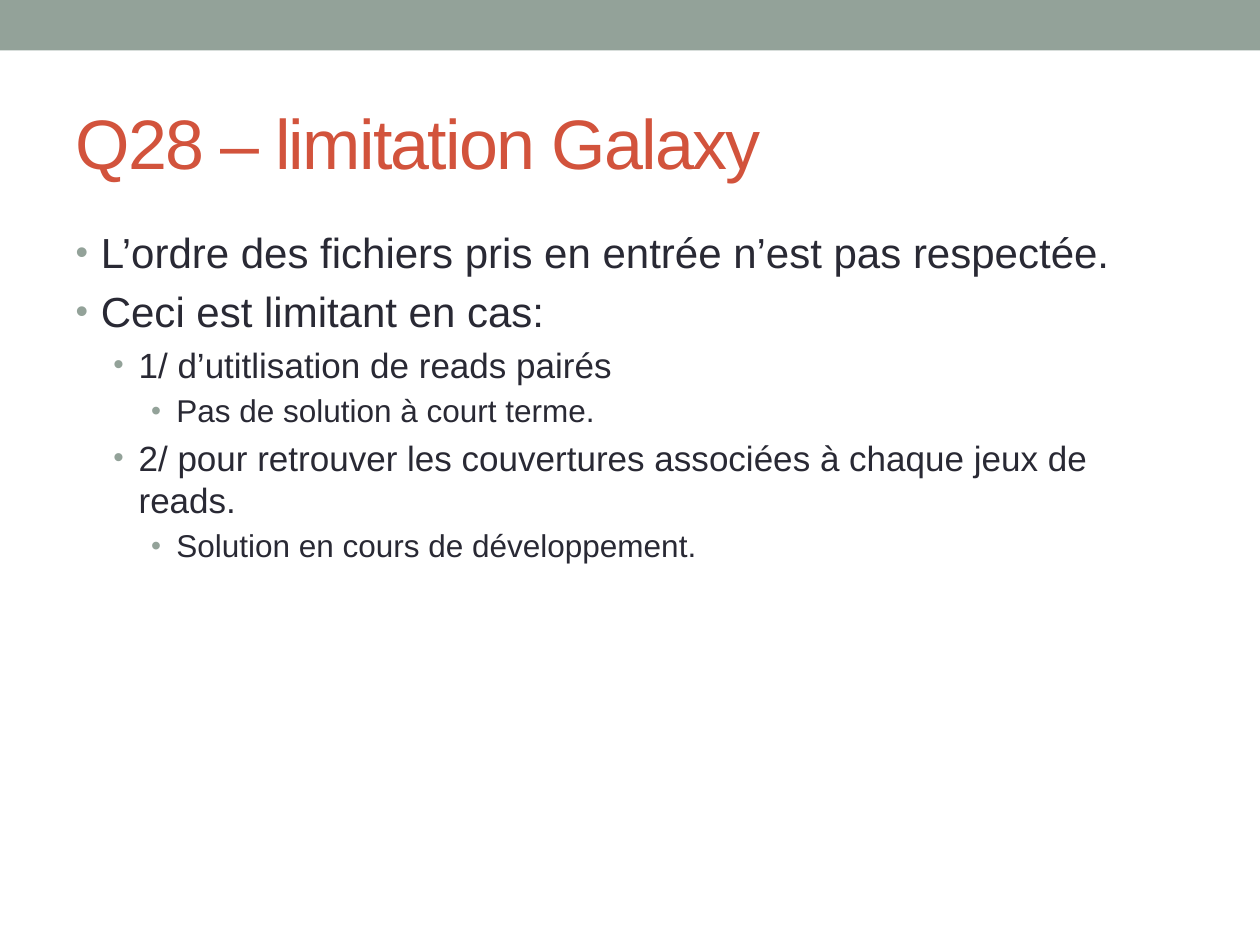
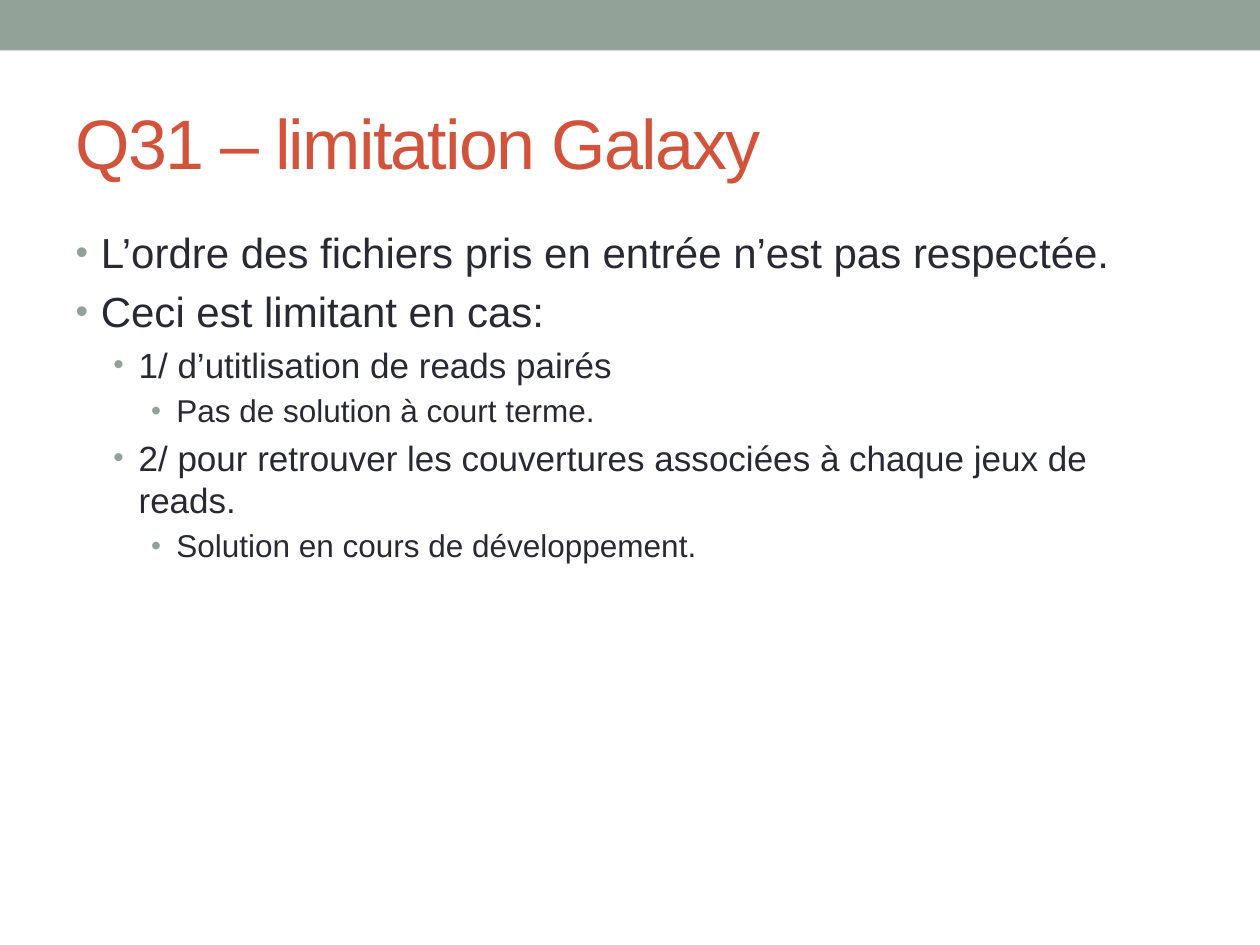
Before and after one commit to GATB/DiscoSnp, a slide deck: slide 19 of donot_release/formation_montpellier/TP_formation_colib'read.pptx (slide 18 before the commit). Drawn at 1260x945 pixels with LibreOffice and Linux fonts; fonts in the diff are those of the drawing. Boxes give left, top, right and bottom in pixels: in the first picture for what was removed or moved away, otherwise in the second. Text is boxed around its words. In the diff, an @@ line names an element or a change of style, - is before the commit and + after.

```diff
--- a/donot_release/formation_montpellier/TP_formation_colib'read.pptx
+++ b/donot_release/formation_montpellier/TP_formation_colib'read.pptx
@@ title at bbox=[76, 118, 760, 182]: text changed @@
-Q28 – limitation Galaxy
+Q31 – limitation Galaxy
```
Also in this commit, not shown: 14 other slides changed, 2 slides added, 1 slide removed, 6 other files.
